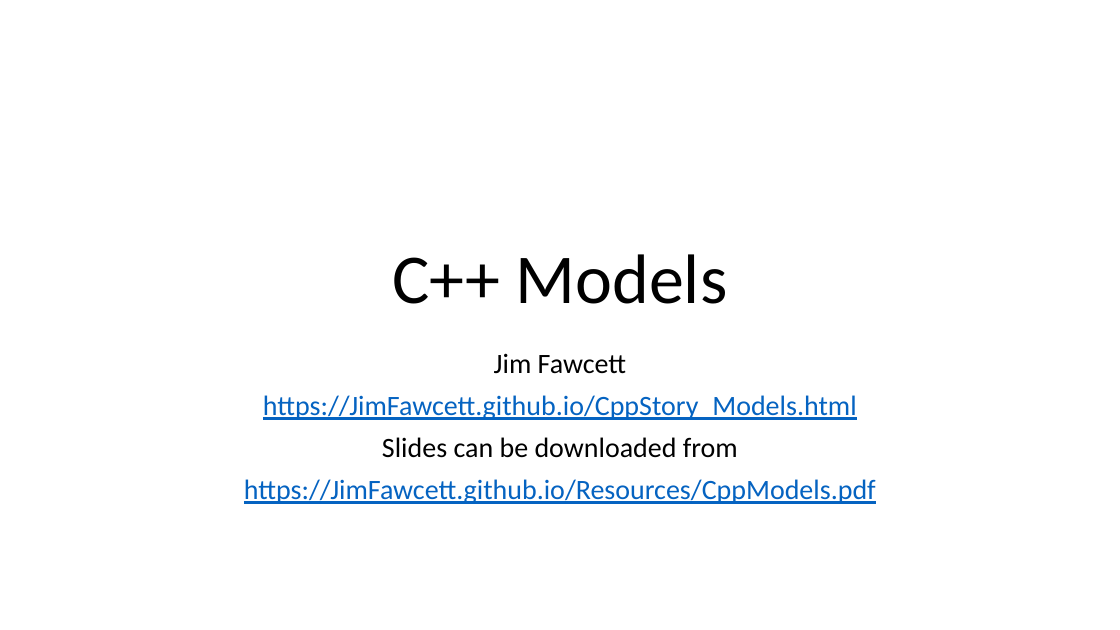
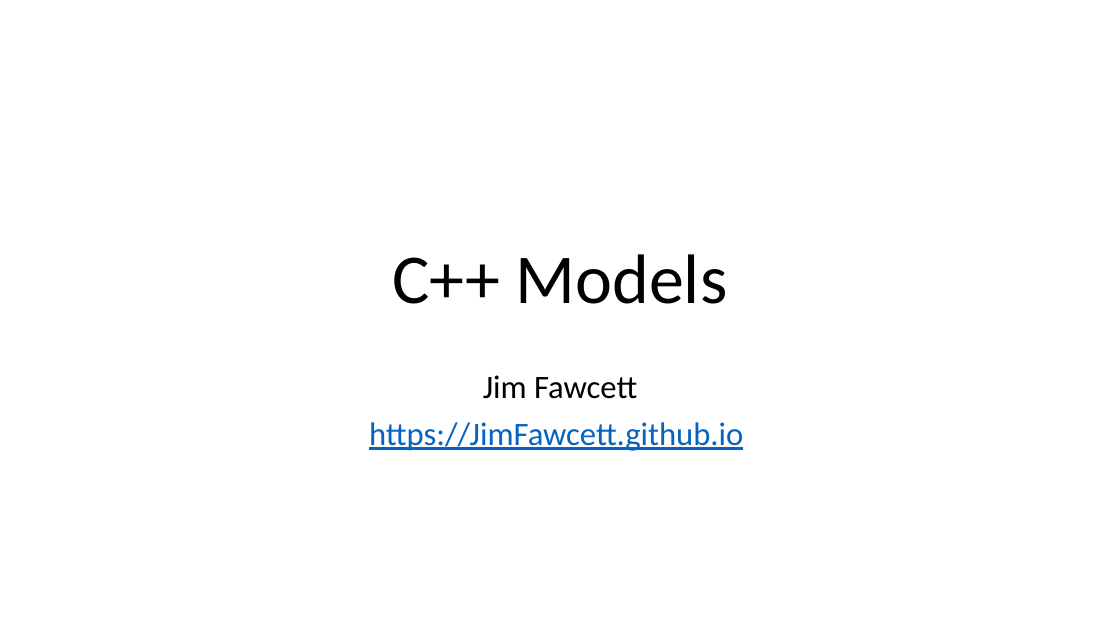
Before and after one commit to JimFawcett/JimFawcett.github.io, a slide deck: slide 1 of Resources/CppModels.pptx. Drawn at 1120x630 pixels with LibreOffice and Linux fonts; fonts in the diff are those of the drawing. Boxes give left, top, right and bottom in pixels: in the first picture for what was removed or moved away, otherwise in the second. Text is boxed around its words. In the diff, an @@ line names an element or a change of style, - is before the commit and + after.

```diff
--- a/Resources/CppModels.pptx
+++ b/Resources/CppModels.pptx
@@ subtitle "Jim Fawcett": place and size @@
-subtitle "Jim Fawcett" at [244,353,876,504]
+subtitle "Jim Fawcett" at [369,375,743,451]
@@ subtitle at [483,375,637,399]: size 24 to 28 pt in "Jim Fawcett" @@
@@ subtitle at [369,422,743,451]: text changed; size 24 to 28 pt @@
-https://JimFawcett.github.io/CppStory_Models.html
-Slides can be downloaded from
-https://JimFawcett.github.io/Resources/CppModels.pdf
+https://JimFawcett.github.io
```
Also in this commit, not shown: 7 other slides changed, 2 slides added, 5 other files.
